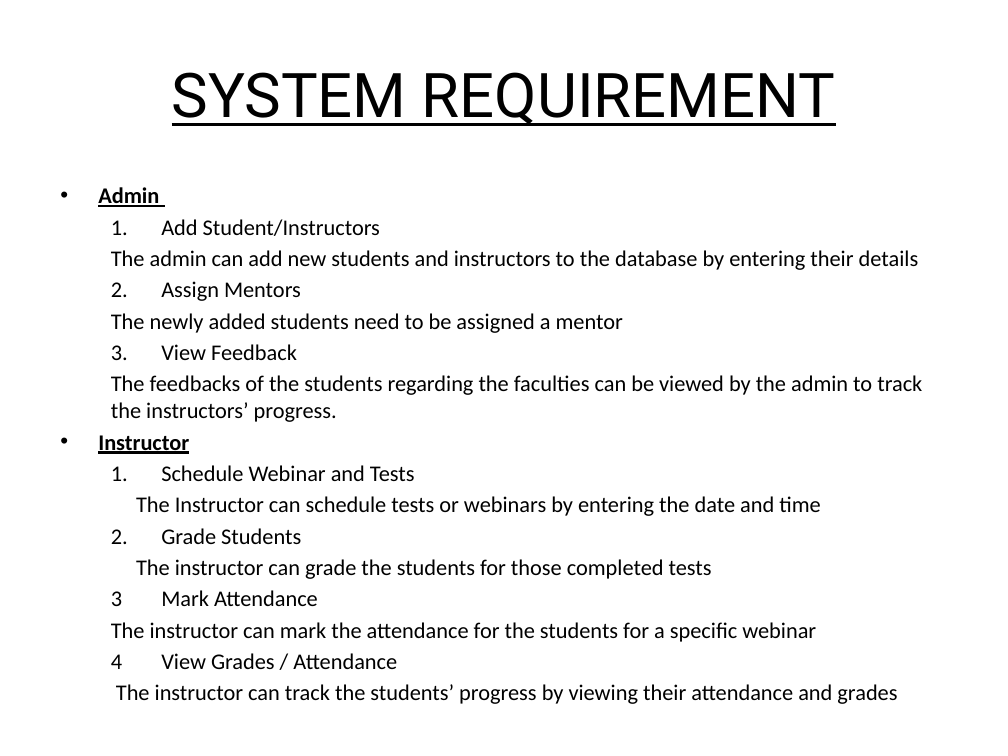
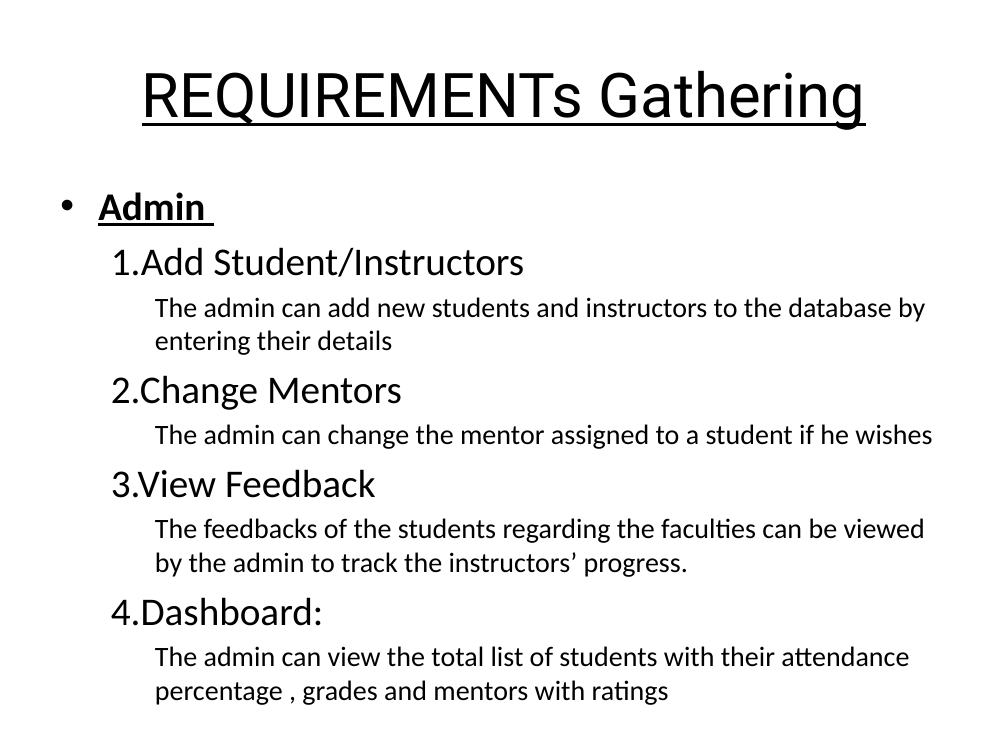
Before and after one commit to Srivathssan-Vijayakumar/SPD_Website, a slide deck: slide 5 of Mentor-Mentee-Portal/SPD Presentation/SPD Presentation.pptx (slide 9 before the commit). Drawn at 1008x756 pixels with LibreOffice and Linux fonts; fonts in the diff are those of the drawing. Boxes give left, top, right and bottom in pixels: in the first picture for what was removed or moved away, otherwise in the second. Text is boxed around its words. In the diff, an @@ line names an element or a change of style, - is before the commit and + after.

Commit message:
Final Presentation

```diff
--- a/Mentor-Mentee-Portal/SPD Presentation/SPD Presentation.pptx
+++ b/Mentor-Mentee-Portal/SPD Presentation/SPD Presentation.pptx
@@ title at bbox=[142, 70, 865, 130]: text changed @@
-SYSTEM REQUIREMENT
+REQUIREMENTs Gathering
@@ text at bbox=[98, 192, 925, 577]: size 16 to 28 pt in "Admin"; size 16 to 20 pt in "The admin can add new students and ...", "The feedbacks of the students regarding the ..."; more space between paragraphs; list level 2 to 3 in "The admin can add new ..."; list level 2 to 3 in "The feedbacks of the students ..." @@
@@ text at bbox=[111, 247, 524, 277]: text changed; size 16 to 28 pt @@
-  1. Add Student/Instructors
+  1.Add Student/Instructors
@@ text at bbox=[111, 375, 932, 498]: text changed; size 16 to 20 pt @@
-  2. Assign Mentors
-  The newly added students need to be assigned a mentor
-  3. View Feedback
+  2.Change Mentors
+    The admin can change the mentor assigned to a student if he wishes
+  3.View Feedback
@@ text at bbox=[111, 597, 909, 705]: text changed; size 16 to 20 pt @@
-• Instructor
-  1. Schedule Webinar and Tests
-  The Instructor can schedule tests or webinars by entering the date and time
-  2. Grade Students
-  The instructor can grade the students for those completed tests
-  3 Mark Attendance
-  The instructor can mark the attendance for the students for a specific webinar
-  4 View Grades / Attendance
-  The instructor can track the students’ progress by viewing their attendance and grades
+  4.Dashboard:
+    The admin can view the total list of students with their attendance percentage , grades and mentors with ratings
```
Also in this commit, not shown: 4 other slides changed, 30 slides added, 3 slides removed, 1 other file.
